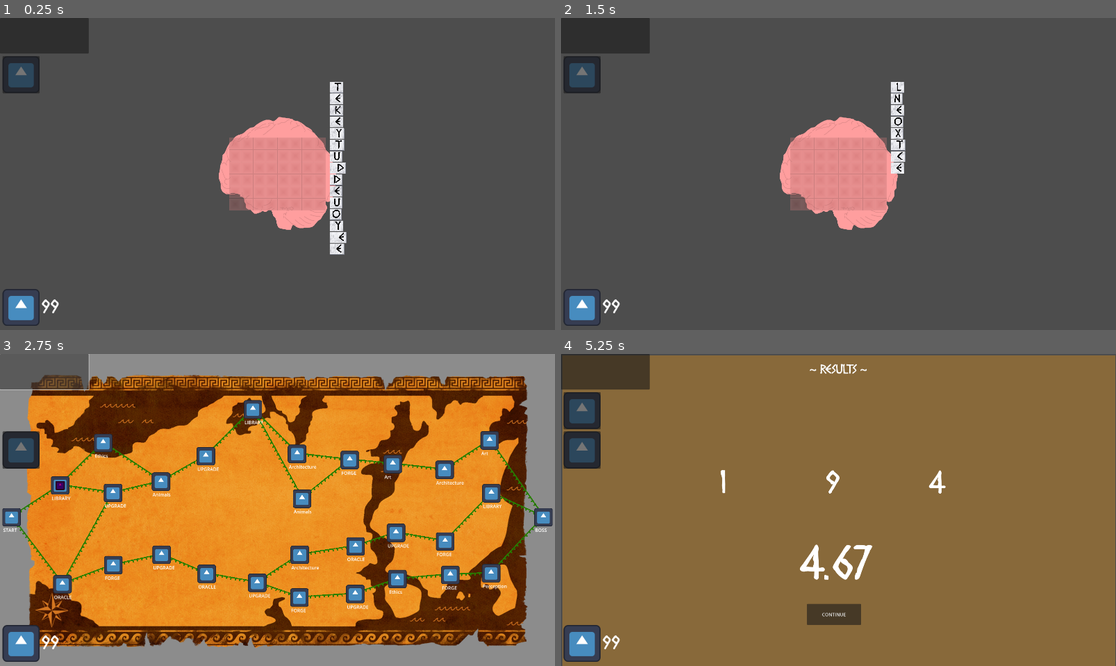
Above: before the commit, frames 1-4 (two rows, left to right).
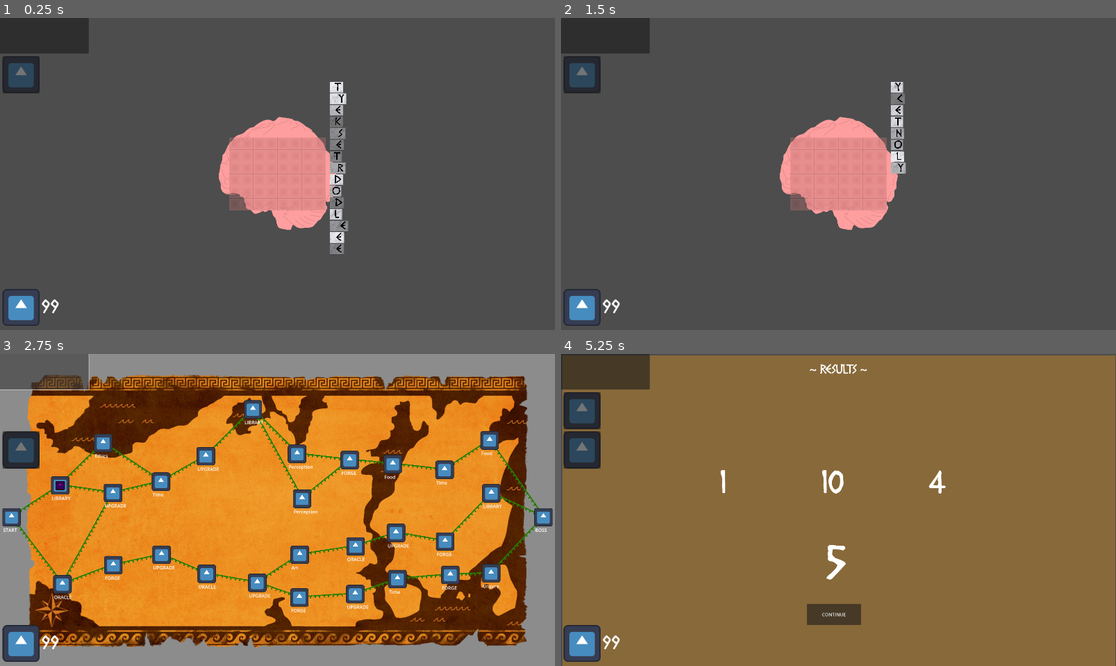
Above: after the commit, the same moments.

Repository: hulien22/ldjam54
Game: Godot game, scene res://scenes/main.tscn
Two runs of this game, one before a commit and one after it. Both use one fixed random seed, a clock stepped at 60 frames per second and the inputs below. The engine's default icon, where the game draws it, is replaced by a stand-in: a white triangle on a blue panel in a dark square.
Inputs (mouse positions are in pixels of both pictures, inside the frame that each line leads up to):
- Up to frame 1 (0.25 s): no input
- Up to frame 2 (1.5 s): click (605, 36) at 0.5 s; click (622, 149) at 1.27 s
- Up to frame 3 (2.75 s): click (44, 372) at 2 s
- Up to frame 4 (5.25 s): click (666, 444) at 2.77 s; click "DEBATE!" at 3.5 s; click "Sparta" (after the commit: "Security") at 4.25 s; click "SUBMIT!" at 5 s

The runs differ from the first frame. In frame 1, 1.0% of the frame differs, in the area x 59-63%, y 24-76%; in frame 2, 0.5%; in frame 3, 0.2%; in frame 4, 0.8%.

Commit message:
grey modulate

Diff:
--- a/scripts/WordTile.gd
+++ b/scripts/WordTile.gd
@@ -61,6 +61,8 @@
 		tiles.append(tile);
 		add_child(tile);
 
+	var rand_grey = Global.rng.randi_range(126,255);
+	modulate = Color8(rand_grey, rand_grey, rand_grey);
 #	modulate = Color(word.hash() | 0x000000ff);
 
 
